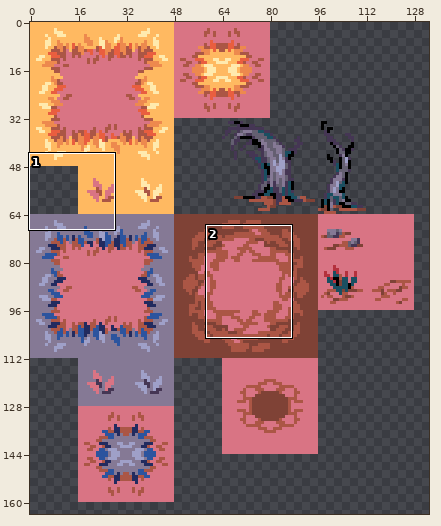
Sprite sheet: game/tilemaps/tileset.png. Above: a wide view before the commit, with the close-up outlined.
Close-up. Old version:
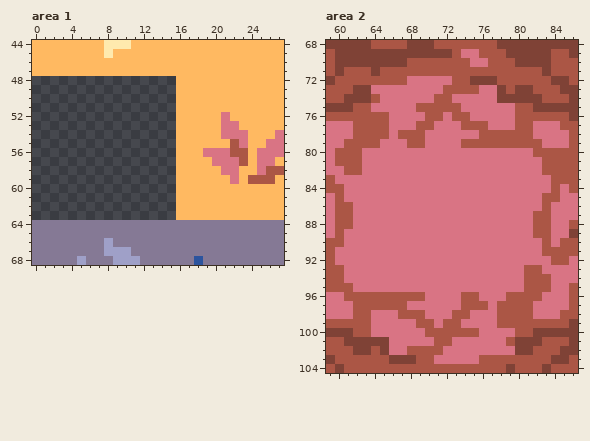
The file is 192x256 pixels. Shown: area 1: x 0..27, y 44..68; area 2: x 59..86, y 68..104. The wide view leaves out empty margins. The commit also changed other parts of the picture, which this record leaves out.
New version:
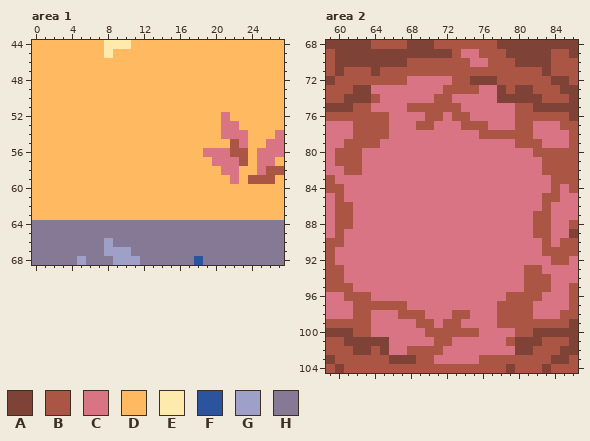
Palette (. is transparent): A #7f4236  B #ab5645  C #d97484  D #ffb961  E #ffeaae  F #2c549e  G #9fa0c8  H #857995
The edit:
{"where": "area 1"}
{"y":48,"x":0,"old":"................","new":"DDDDDDDDDDDDDDDD"}
{"y":49,"x":0,"old":"................","new":"DDDDDDDDDDDDDDDD"}
{"y":50,"x":0,"old":"................","new":"DDDDDDDDDDDDDDDD"}
{"y":51,"x":0,"old":"................","new":"DDDDDDDDDDDDDDDD"}
{"y":52,"x":0,"old":"................","new":"DDDDDDDDDDDDDDDD"}
{"y":53,"x":0,"old":"................","new":"DDDDDDDDDDDDDDDD"}
{"y":54,"x":0,"old":"................","new":"DDDDDDDDDDDDDDDD"}
{"y":55,"x":0,"old":"................","new":"DDDDDDDDDDDDDDDD"}
{"y":56,"x":0,"old":"................","new":"DDDDDDDDDDDDDDDD"}
{"y":57,"x":0,"old":"................","new":"DDDDDDDDDDDDDDDD"}
{"y":58,"x":0,"old":"................","new":"DDDDDDDDDDDDDDDD"}
{"y":59,"x":0,"old":"................","new":"DDDDDDDDDDDDDDDD"}
{"y":60,"x":0,"old":"................","new":"DDDDDDDDDDDDDDDD"}
{"y":61,"x":0,"old":"................","new":"DDDDDDDDDDDDDDDD"}
{"y":62,"x":0,"old":"................","new":"DDDDDDDDDDDDDDDD"}
{"y":63,"x":0,"old":"................","new":"DDDDDDDDDDDDDDDD"}
{"where": "area 2"}
{"y":75,"x":68,"old":"C","new":"B"}
{"y":78,"x":67,"old":"BBB","new":"CCC"}
{"y":79,"x":68,"old":"BB","new":"CC"}
{"y":79,"x":74,"old":"BBBBBB","new":"CCCCCC"}
{"y":96,"x":64,"old":"BBBBBB","new":"CCCCCC"}
{"y":96,"x":74,"old":"BB","new":"CC"}
{"y":97,"x":74,"old":"BBB","new":"CCC"}
{"label":"added","picture_box":[32,76,176,220]}
{"label":"changed","picture_box":[398,103,425,148]}
{"label":"changed","picture_box":[461,139,515,148]}
{"label":"changed","picture_box":[371,292,425,301]}
{"label":"changed","picture_box":[461,292,488,310]}
